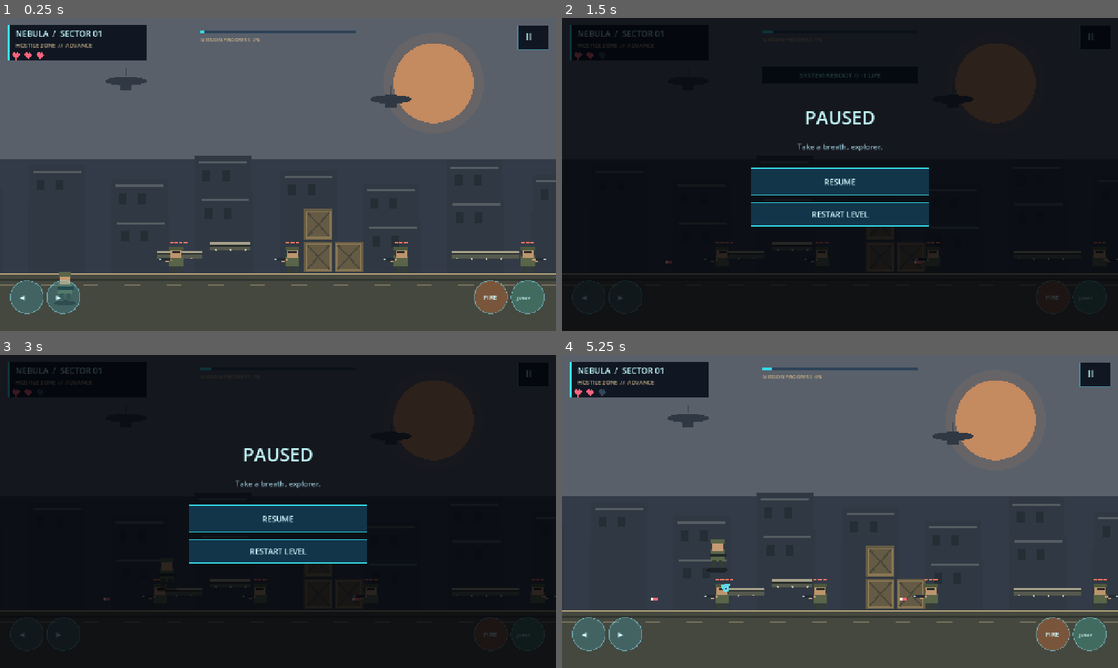
Above: before the commit, frames 1-4 (two rows, left to right).
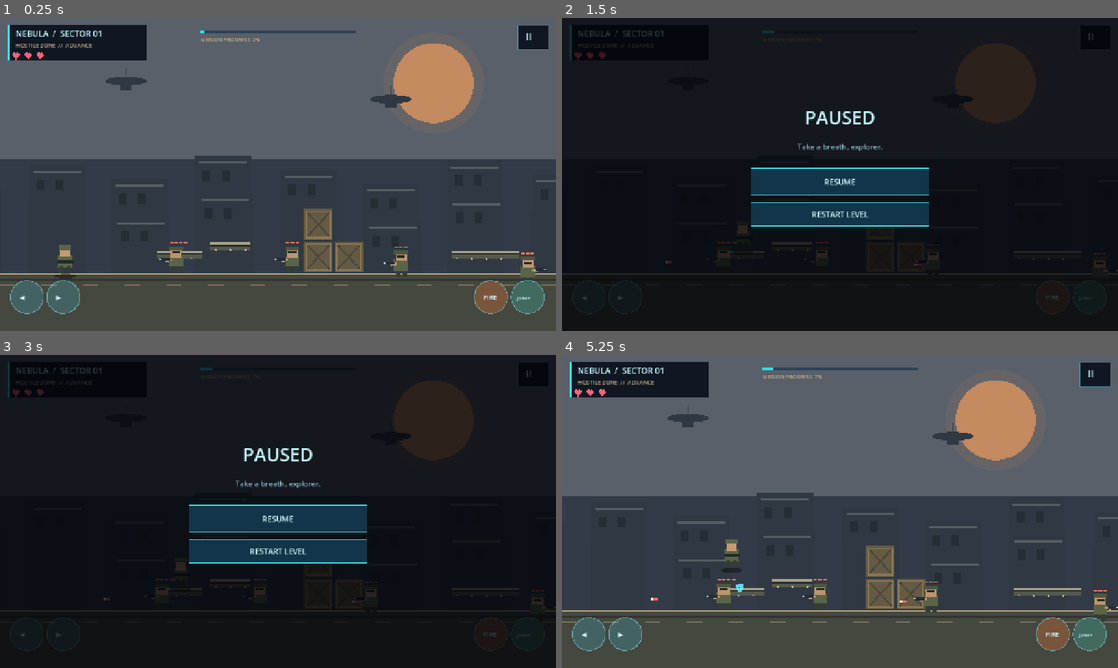
Above: after the commit, the same moments.

Repository: aigptdepai-collab/Game
Game: Godot game, scene res://scenes/main.tscn
The game is run twice, just before and just after one commit, with the same random seed, the same clock (stepped at 60 frames per second) and the same inputs.
Inputs (mouse positions are in pixels of both pictures, inside the frame that each line leads up to):
- Up to frame 1 (0.25 s): no input
- Up to frame 2 (1.5 s): tap Enter (ui_accept) at 0.5, 0.77 s; move the mouse to (962, 158) at 0.52 s; hold D 0.53-1.28 s; hold Space 0.53-1.28 s; click (962, 158) at 0.67 s; move the mouse to (728, 190) at 1.27 s; hold A from 1.28 s (still down); tap P at 1.35 s
- Up to frame 3 (3 s): tap Enter (ui_accept) at 1.52, 2, 2.75 s; move the mouse to (333, 442) at 2.02 s; release A at 2.03 s; hold D 2.03-2.78 s; tap R at 2.1 s; move the mouse to (250, 574) at 2.77 s; hold W from 2.78 s (still down); tap J at 2.85 s; click (250, 574) at 2.92 s
- Up to frame 4 (5.25 s): tap Enter (ui_accept) at 3.02, 3.5, 3.77, 4.25, 4.52, 5 s; move the mouse to (1006, 558) at 3.52 s; release W at 3.53 s; hold X 3.53-4.28 s; hold A from 3.53 s (still down); move the mouse to (673, 464) at 4.27 s; tap Ctrl at 4.35 s; move the mouse to (867, 511) at 5.02 s; hold Space from 5.03 s (still down); click (867, 511) at 5.17 s

The runs differ from the first frame. In frame 1, 0.7% of the frame differs, in the area x 9-99%, y 71-87%; in frame 2, 0.2%; in frame 3, 0.3%; in frame 4, 0.9%, in the area x 6-100%, y 4-83%.

Commit message:
Add terrain profile collision and slope-following character movement

Diff:
--- a/scripts/main.gd
+++ b/scripts/main.gd
@@ -40,6 +40,12 @@
 var map_textures: Array[Texture2D] = []
 var map_positions: Array[float] = [0.0, 749.0, 1678.0, 2550.0, 3915.0, 5186.0, 6551.0]
 var map_loaded: bool = false
+var ground_profile: PackedVector2Array = PackedVector2Array([
+    Vector2(0, 590), Vector2(749, 590), Vector2(1180, 612),
+    Vector2(1678, 635), Vector2(2100, 635), Vector2(2550, 625),
+    Vector2(3000, 625), Vector2(3915, 625), Vector2(4700, 625),
+    Vector2(5186, 625), Vector2(6551, 625), Vector2(7916, 625)
+])
 var animation_clock: float = 0.0
 var animation_frame: int = 0
 var enemy_soldiers: Array[Dictionary] = [
@@ -124,6 +130,16 @@
             continue
         draw_texture(texture, Vector2(x, 0.0))
 
+func _ground_y_at(world_x: float) -> float:
+    if world_x <= ground_profile[0].x:
+        return ground_profile[0].y
+    for i in range(ground_profile.size() - 1):
+        var a: Vector2 = ground_profile[i]
+        var b: Vector2 = ground_profile[i + 1]
+        if world_x <= b.x:
+            return lerpf(a.y, b.y, inverse_lerp(a.x, b.x, world_x))
+    return ground_profile[ground_profile.size() - 1].y
+
 func _process(delta: float) -> void:
     elapsed += delta
     if notice_timer > 0.0:
@@ -160,7 +176,19 @@
         jump_buffer = maxf(0.0, jump_buffer - delta)
 
     if on_floor:
-        coyote_timer = 0.12
+        var standing_on_platform: bool = false
+        for platform: Rect2 in platforms:
+            var overlaps_platform: bool = player_x + PLAYER_HALF_W > platform.position.x and player_x - PLAYER_HALF_W < platform.end.x
+            if overlaps_platform and absf(player_y + PLAYER_HEIGHT - platform.position.y) < 9.0:
+                standing_on_platform = true
+                break
+        if not standing_on_platform:
+            var terrain_y: float = _ground_y_at(player_x)
+            if player_y + PLAYER_HEIGHT <= terrain_y + 8.0:
+                player_y = terrain_y - PLAYER_HEIGHT
+            else:
+                on_floor = false
+        coyote_timer = 0.12 if on_floor else maxf(0.0, coyote_timer - delta)
     else:
         coyote_timer = maxf(0.0, coyote_timer - delta)
 
@@ -187,6 +215,16 @@
                 velocity_y = 0.0
                 on_floor = true
                 break
+        var terrain_y: float = _ground_y_at(player_x)
+        if not on_floor and feet_before <= terrain_y + 8.0 and feet_after >= terrain_y:
+            player_y = terrain_y - PLAYER_HEIGHT
+            velocity_y = 0.0
+            on_floor = true
+
+    for i in range(enemy_soldiers.size()):
+        var enemy: Dictionary = enemy_soldiers[i]
+        enemy["y"] = _ground_y_at(float(enemy["x"])) - PLAYER_HEIGHT
+        enemy_soldiers[i] = enemy
 
     _check_enemy_contact()
     _check_checkpoint()
@@ -424,14 +462,14 @@
         game_state = "game_over"
         return
     player_x = checkpoint_x
-    player_y = FLOOR_Y - PLAYER_HEIGHT
+    player_y = _ground_y_at(player_x) - PLAYER_HEIGHT
     velocity_y = 0.0
     on_floor = true
     _show_notice("SYSTEM REBOOT // -1 LIFE")
 
 func _restart_level() -> void:
     player_x = 150.0
-    player_y = FLOOR_Y - PLAYER_HEIGHT
+    player_y = _ground_y_at(player_x) - PLAYER_HEIGHT
     velocity_y = 0.0
     camera_x = 0.0
     on_floor = true
